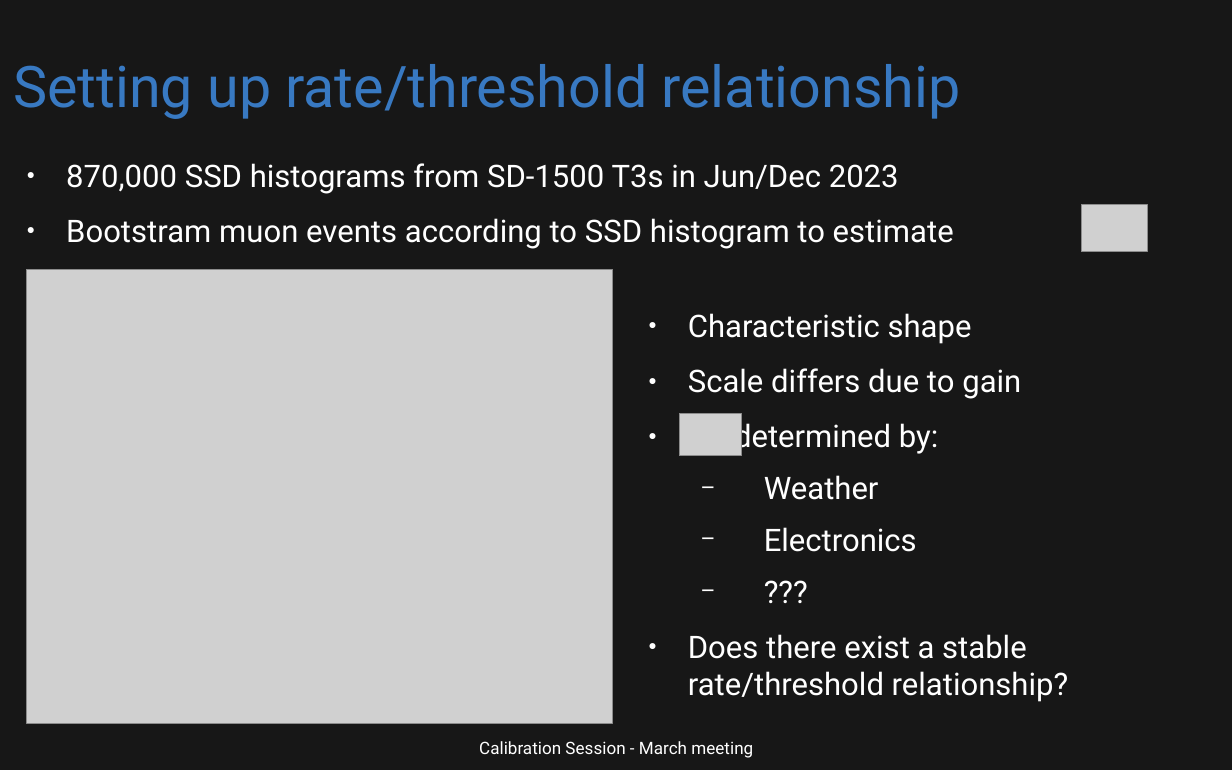
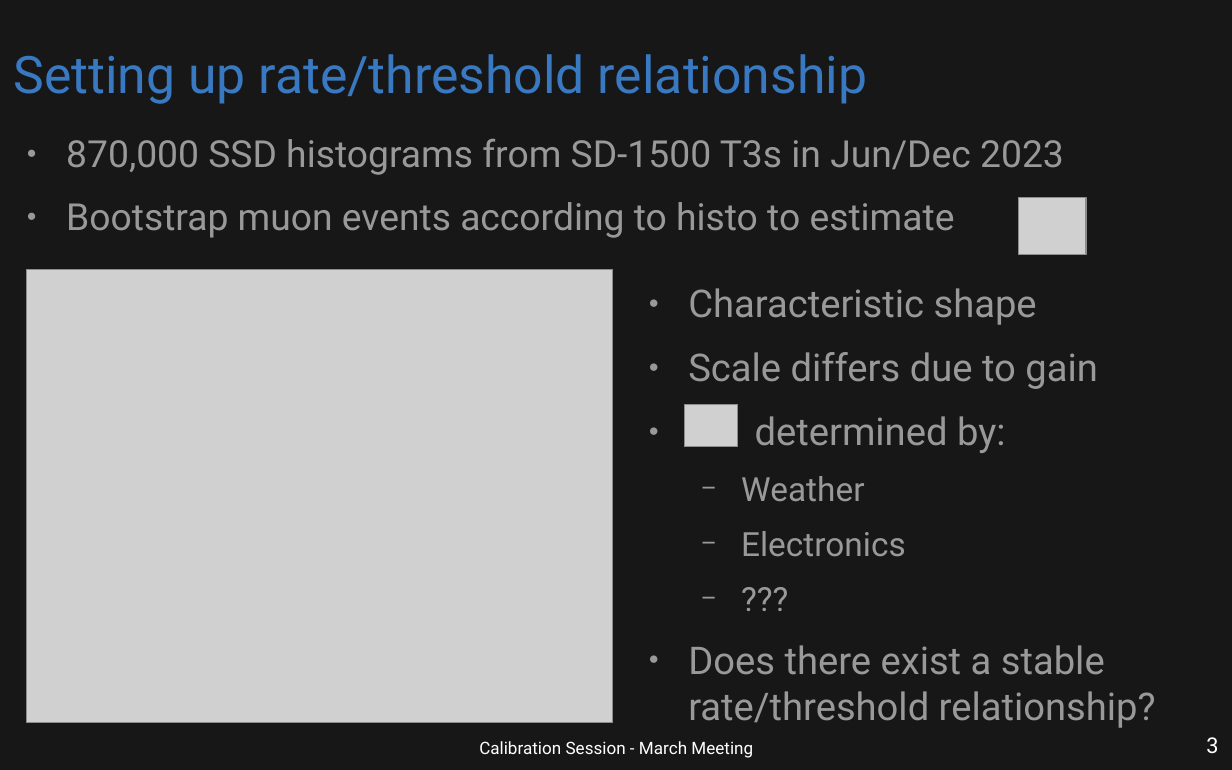
Before and after one commit to Quizznor/phd-thesis, a slide deck: slide 3 of Outreach/malargue_apr_2024/mip_online_calibration/calibration_session_2024_04_15_filip_mip.odp. Drawn at 1232x770 pixels with LibreOffice and Linux fonts; fonts in the diff are those of the drawing; grey boxes stand for pictures. Boxes give left, top, right and bottom in pixels: in the first picture for what was removed or moved away, otherwise in the second. Text is boxed around its words. In the diff, an @@ line names an element or a change of style, - is before the commit and + after.

```diff
--- a/Outreach/malargue_apr_2024/mip_online_calibration/calibration_session_2024_04_15_filip_mip.odp
+++ b/Outreach/malargue_apr_2024/mip_online_calibration/calibration_session_2024_04_15_filip_mip.odp
@@ title "Setting up rate/threshold relationship": place and size @@
-title "Setting up rate/threshold relationship" at bbox=[13, 64, 961, 119]
+title "Setting up rate/threshold relationship" at bbox=[13, 54, 867, 104]
@@ title "Setting up rate/threshold relationship" at bbox=[13, 54, 867, 104]: size 37 to 33.3 pt @@
@@ text "870,000 SSD histograms from SD-1500 ...": place and size @@
-text "870,000 SSD histograms from SD-1500 ..." at bbox=[66, 163, 954, 249]
+text "870,000 SSD histograms from SD-1500 ..." at bbox=[66, 139, 1064, 238]
@@ text at bbox=[66, 139, 1064, 175]: size 20 to 24 pt, text colour #FFFFFF to #999999 in "870,000 SSD histograms from SD-1500 T3s in ..."; bullet colour #FFFFFF to #999999 @@
@@ text at bbox=[66, 202, 955, 238]: text changed; size 20 to 24 pt; text colour #FFFFFF to #999999 @@
-● Bootstram muon events according to SSD histogram to estimate
+● Bootstrap muon events according to histo to estimate
@@ picture: place and size @@
-picture at bbox=[1082, 205, 1148, 252]
+picture at bbox=[1018, 198, 1087, 255]
@@ text "Characteristic shape": place and size @@
-text "Characteristic shape" at bbox=[688, 313, 1069, 702]
+text "Characteristic shape" at bbox=[688, 288, 1156, 728]
@@ text "Characteristic shape" at bbox=[688, 288, 1156, 728]: size 20 to 24.6 pt in "Characteristic shape", "Scale differs due to gain", "determined by:", "Does there exist a stable rate/threshold relationship?"; text colour #FFFFFF to #999999; size 20 to 21.6 pt in "Weather", "Electronics", "???"; bullet colour #FFFFFF to #999999 @@
@@ picture: place and size @@
-picture at bbox=[680, 414, 742, 456]
+picture at bbox=[684, 405, 738, 447]
@@ text at bbox=[479, 741, 753, 758]: text changed @@
-Calibration Session - March meeting
+Calibration Session - March Meeting
@@ page number added at bbox=[1206, 737, 1218, 754], 14 pt, text #FFFFFF @@
+3
```
Also in this commit, not shown: 5 other slides changed, 1 slide removed, 3 other files.
